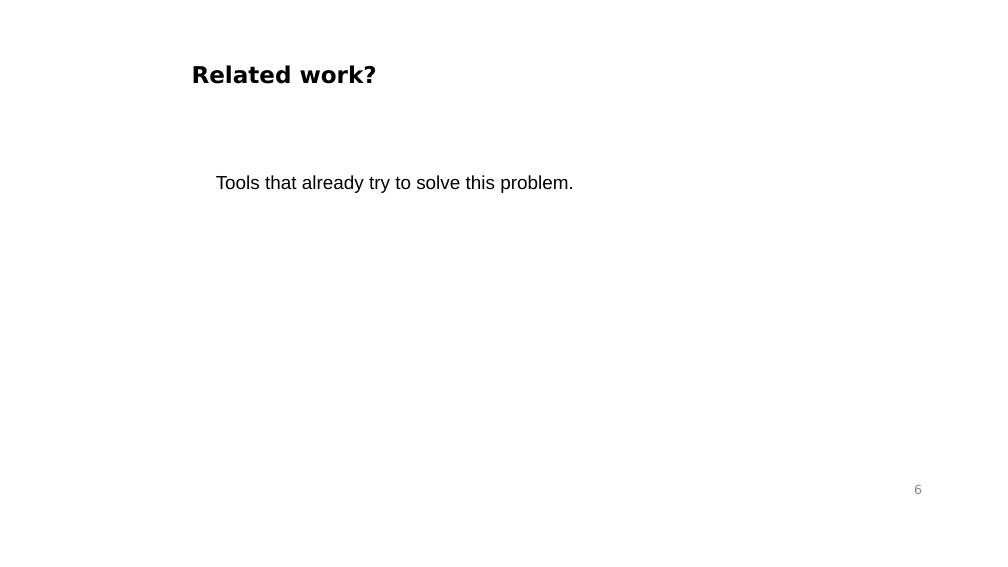
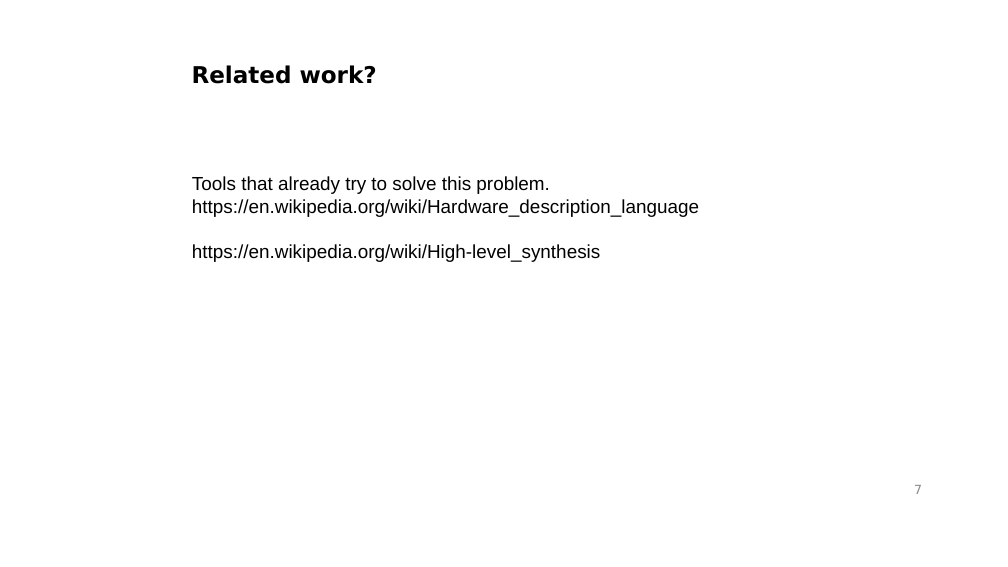
Before and after one commit to gasparka/thesis, a slide deck: slide 7 of presentation.odp (slide 6 before the commit). Drawn at 1008x567 pixels with LibreOffice and Linux fonts; fonts in the diff are those of the drawing; background and template pictures are left out. Boxes give left, top, right and bottom in pixels: in the first picture for what was removed or moved away, otherwise in the second. Text is boxed around its words. In the diff, an @@ line names an element or a change of style, - is before the commit and + after.

```diff
--- a/presentation.odp
+++ b/presentation.odp
@@ text "Tools that already try to ...": place and size @@
-text "Tools that already try to ..." at <box>216,175,574,193</box>
+text "Tools that already try to ..." at <box>192,176,699,262</box>
@@ text at <box>192,199,699,262</box>: paragraphs added @@
+https://en.wikipedia.org/wiki/Hardware_description_language
+https://en.wikipedia.org/wiki/High-level_synthesis
@@ page number at <box>914,485,922,494</box>: text changed @@
-6
+7
```
Also in this commit, not shown: 2 other slides changed, 5 slides added, 2 slides removed.
